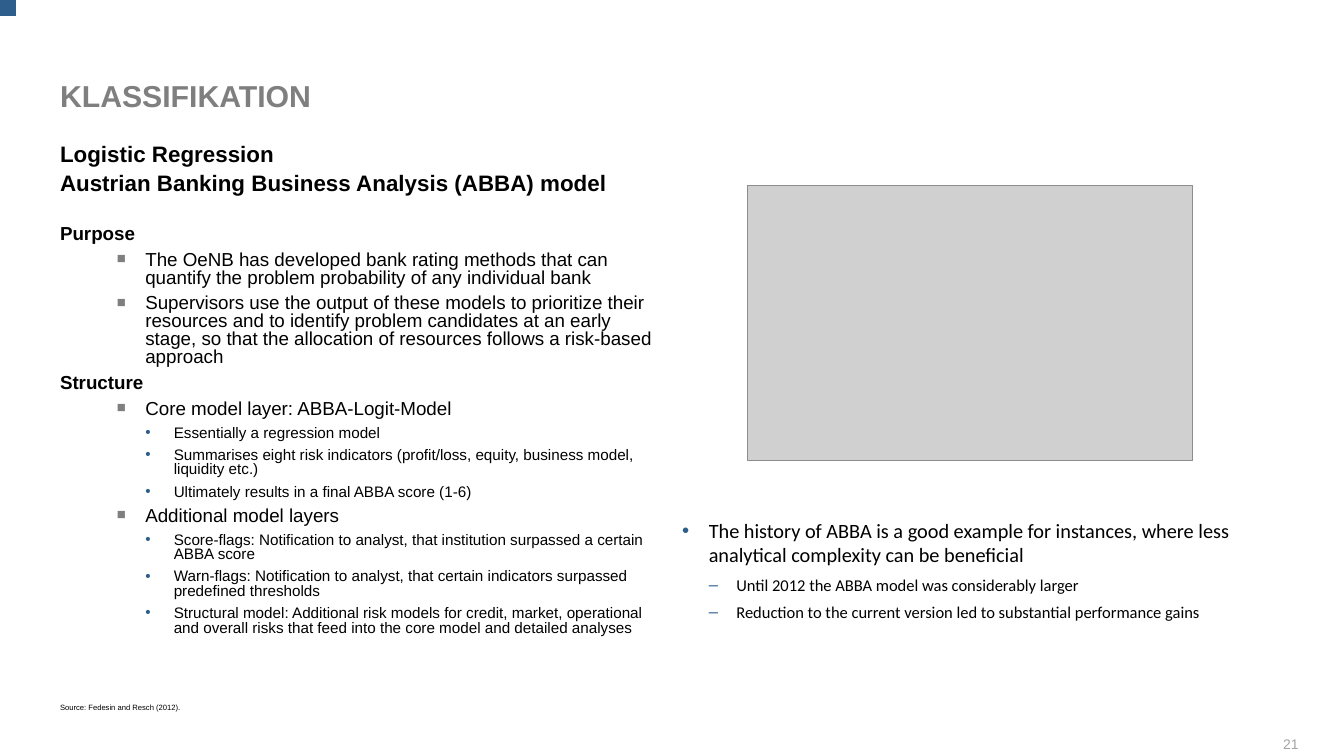
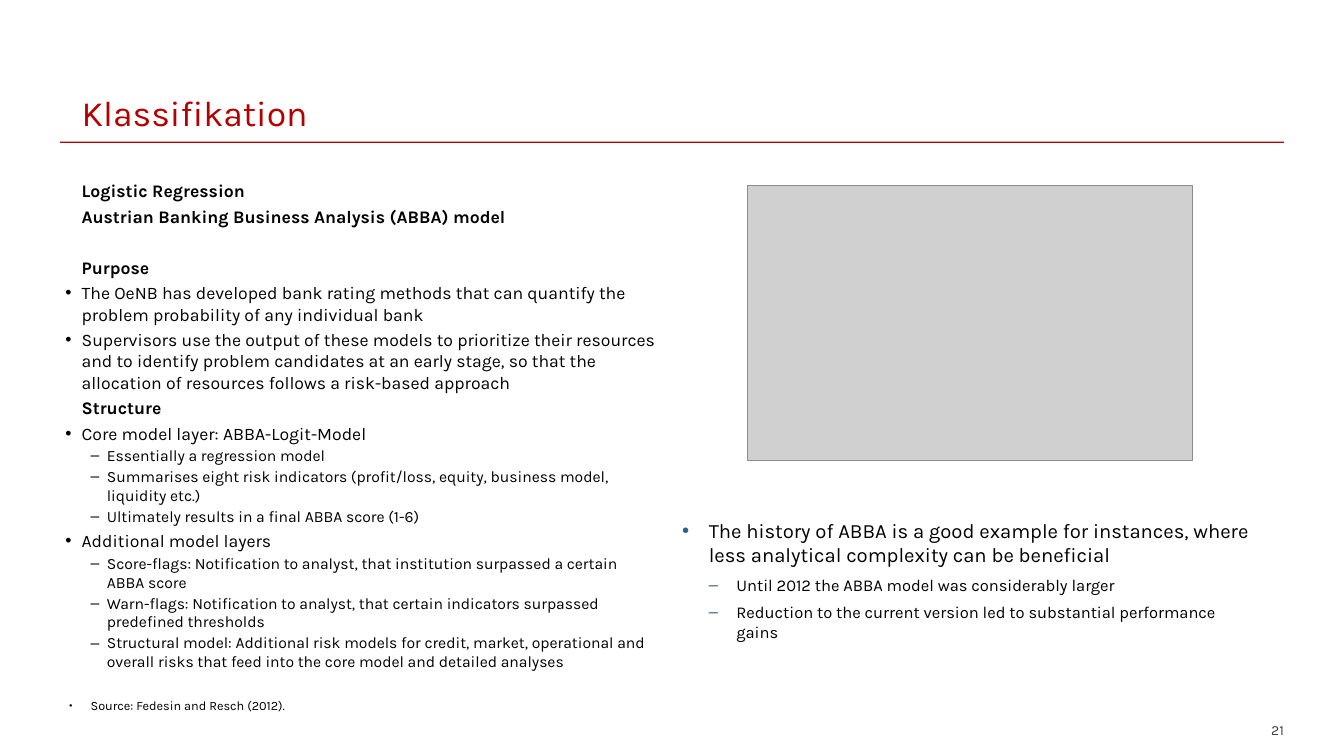
Before and after one commit to franzmohr/intro-data-mining-de, a slide deck: slide 21 of data-mining.odp. Drawn at 1344x756 pixels with LibreOffice and Linux fonts; fonts in the diff are those of the drawing; grey boxes stand for pictures; background and template pictures are left out. Boxes give left, top, right and bottom in pixels: in the first picture for what was removed or moved away, otherwise in the second. Text is boxed around its words. In the diff, an @@ line names an element or a change of style, - is before the commit and + after.

```diff
--- a/data-mining.odp
+++ b/data-mining.odp
@@ rectangle removed at (0,0,16,16) @@
@@ title "Klassifikation" at (82,101,308,127): vertical alignment middle to bottom @@
@@ title at (82,101,308,127): text changed; size 23.8 to 28 pt; font Arial to Karla; text colour #7F7F7F to #B30000; bold off @@
-KLASSIFIKATION
+Klassifikation
@@ line added from (60, 143) to (1284, 143), #B30000 0.99 pt @@
@@ text "Logistic Regression": place and size @@
-text "Logistic Regression" at (60,145,651,636)
+text "Logistic Regression" at (82,184,655,671)
@@ text "Logistic Regression" at (82,184,655,671): size 17.6 to 13.9 pt in "Logistic Regression", "Austrian Banking Business Analysis (ABBA) model"; font Arial to Karla; size 14.8 to 13.9 pt in "Purpose", "The OeNB has developed bank rating methods ...", "Supervisors use the output of these models ...", "Structure" and 2 more places; size 12 to 12.4 pt in "Essentially a regression model", "Summarises eight risk indicators (profit/loss, equity, busin ...", "Ultimately results in a final ABBA score ...", "Score-flags: Notification to analyst, that institution surpa ..." and 2 more places; indent changed; line spacing 0.8 to 1; less space between paragraphs; bullet ■ to •; list level 3 to 1 in "The OeNB has developed bank ..."; bullet colour #7F7F7F to #000000; list level 3 to 1 in "Supervisors use the output of ..."; list level 3 to 1 in "Core model layer: ABBA-Logit-Model"; bullet • to –; list level 4 to 2 in "Essentially a regression model"; bullet colour #2E5E8C to #000000; list level 4 to 2 in "Summarises eight risk indicators (profit/loss, ..."; list level 4 to 2 in "Ultimately results in a final ..."; list level 3 to 1 in "Additional model layers"; list level 4 to 2 in "Score-flags: Notification to analyst, that ..."; list level 4 to 2 in "Warn-flags: Notification to analyst, that ..."; list level 4 to 2 in "Structural model: Additional risk models ..." @@
@@ text "The history of ABBA is ..." at (709,524,1248,642): font Calibri to Karla @@
@@ text "Source: Fedesin and Resch (2012).": place and size @@
-text "Source: Fedesin and Resch (2012)." at (60,704,180,712)
+text "Source: Fedesin and Resch (2012)." at (91,701,285,712)
@@ text "Source: Fedesin and Resch (2012)." at (91,701,285,712): size 6 to 10 pt, font Arial to Karla; bullet none to ●; line spacing 0.8 to 1; less space between paragraphs @@
@@ page number: place and size @@
-page number at (1283,739,1299,749)
+page number at (1271,726,1284,735)
@@ page number at (1271,726,1284,735): font Arial to Karla, text colour #A5A5A5 to #404040; vertical alignment top to bottom @@
```
Also in this commit, not shown: 31 other slides changed.
